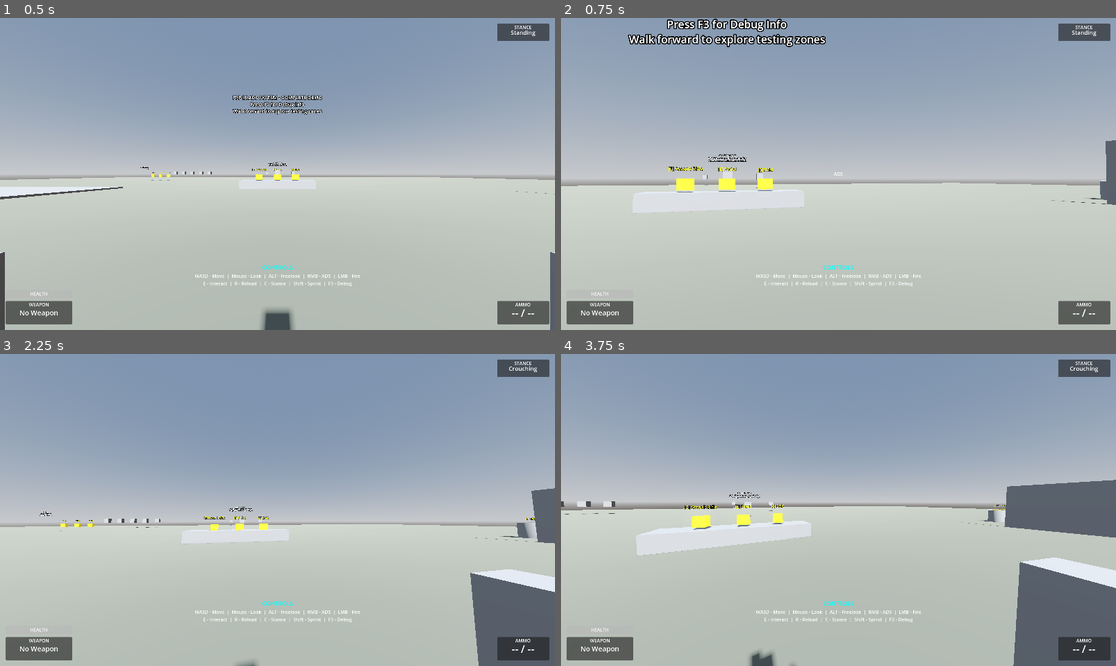
Above: before the commit, frames 1-4 (two rows, left to right).
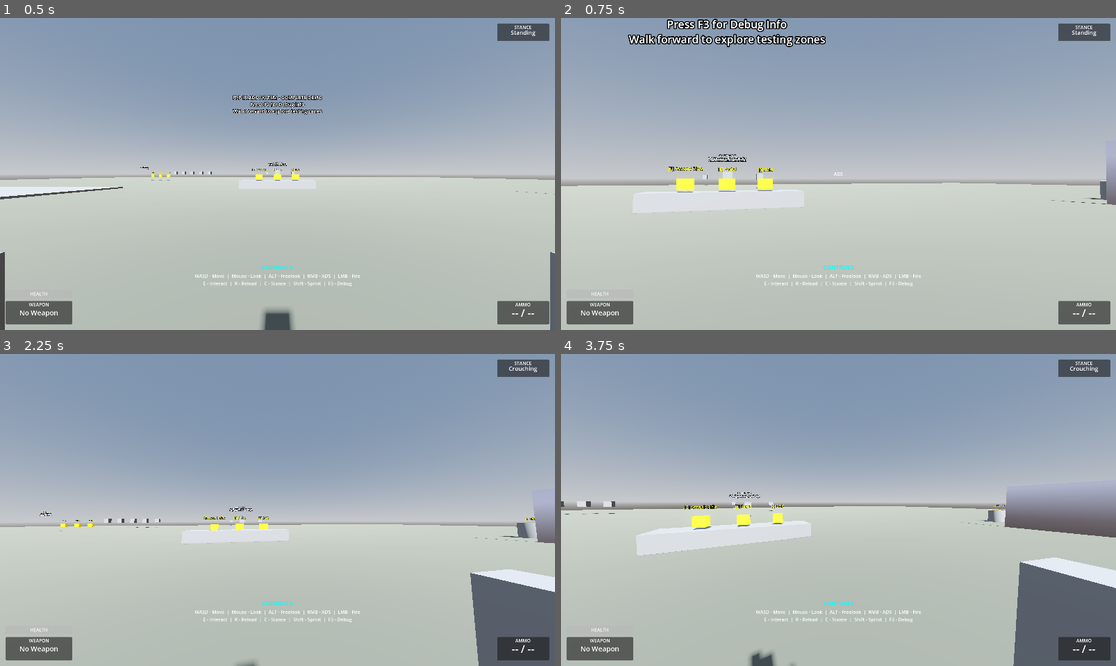
Above: after the commit, the same moments.

Repository: lmf-git/fpp-ik-ads
Game: Godot game, scene res://scenes/enhanced_demo.tscn
The game is run twice, just before and just after one commit, with the same random seed, the same clock (stepped at 60 frames per second) and the same inputs.
Inputs (mouse positions are in pixels of both pictures, inside the frame that each line leads up to):
- Up to frame 1 (0.5 s): no input
- Up to frame 2 (0.75 s): tap Enter (ui_accept) at 0.5 s; move the mouse to (866, 174) at 0.52 s; hold W (move_forward) from 0.53 s (still down); hold Right mouse button (aim_down_sights) from 0.53 s (still down)
- Up to frame 3 (2.25 s): keep holding W (move_forward); tap Space (jump) at 0.77, 1.52 s; move the mouse to (249, 510) at 1.27 s; release Right mouse button (aim_down_sights) at 1.28 s; tap C (crouch) at 1.35 s; move the mouse to (288, 503) at 2.02 s; press the mouse at (288, 503) at 2.03 s
- Up to frame 4 (3.75 s): keep holding W (move_forward); move the mouse to (832, 516) at 2.77 s; release the mouse at (832, 516) at 2.78 s; tap Alt (freelook) at 2.85 s; tap Space (jump) at 3.02 s; move the mouse to (877, 513) at 3.52 s; tap E (interact) at 3.6 s

Frame 1 is identical in both runs. In frame 2, 0.3% of the frame differs, in the area x 98-100%, y 39-59%; in frame 3, 0.6%; in frame 4, 2.1%, in the area x 80-100%, y 40-53%.

Commit message:
Add reflective mirrors, improve pistol blockout, and create controls documentation
Features:
- Added proper reflective mirror material (metallic=1.0, roughness=0.05) to Mirror1 and Mirror2
- Enhanced pistol blockout model with 3 distinct parts (body, barrel, slide)
- Added dark metallic material to pistol for better visibility
- Created comprehensive CONTROLS.md with all keybindings and system explanations

Mirror improvements:
- Mirrors now use StandardMaterial3D with high metallic value
- Updated mirror labels to reflect new reflective surface
- Works with existing Forward+ renderer

Pistol improvements:
- Larger, more visible blockout geometry
- 3 separate meshes: body (0.05x0.15x0.25), barrel (0.03x0.03x0.15), slide (0.05x0.08x0.2)
- Dark metallic material (metallic=0.8, roughness=0.3)
- Much easier to see when equipped

Controls documentation:
- Complete reference for all input bindings
- Movement, camera, weapon, debug controls documented
- Explains ADS = Right Mouse Button
- Details on freelook, stance system, and IK
- Tips for testing the demo

Diff:
--- a/scenes/enhanced_demo.tscn
+++ b/scenes/enhanced_demo.tscn
@@ -24,6 +24,11 @@
 tonemap_mode = 2
 glow_enabled = true
 glow_intensity = 0.5
+
+[sub_resource type="StandardMaterial3D" id="StandardMaterial3D_mirror"]
+albedo_color = Color(0.8, 0.8, 0.9, 1)
+metallic = 1.0
+roughness = 0.05
 
 [sub_resource type="BoxMesh" id="BoxMesh_ground"]
 size = Vector3(150, 0.2, 150)
@@ -242,18 +247,20 @@
 transform = Transform3D(-4.37114e-08, 0, 1, 0, 1, 0, -1, 0, -4.37114e-08, -8, 2, 0)
 use_collision = true
 size = Vector3(12, 4, 0.2)
+material = SubResource("StandardMaterial3D_mirror")
 
 [node name="MirrorLabel" type="Label3D" parent="IKTestingZone/Mirror1"]
 transform = Transform3D(1, 0, 0, 0, 1, 0, 0, 0, 1, 0, 2.5, 0.2)
 billboard = 1
 text = "MIRROR
-(Reflections need ReflectionProbe)"
+Metallic reflective surface"
 font_size = 16
 
 [node name="Mirror2" type="CSGBox3D" parent="IKTestingZone"]
 transform = Transform3D(-4.37114e-08, 0, -1, 0, 1, 0, 1, 0, -4.37114e-08, 8, 2, 0)
 use_collision = true
 size = Vector3(12, 4, 0.2)
+material = SubResource("StandardMaterial3D_mirror")
 
 [node name="WeaponDisplay" type="Node3D" parent="IKTestingZone"]
 transform = Transform3D(1, 0, 0, 0, 1, 0, 0, 0, 1, 0, 0, -8)
--- a/scenes/weapons/pistol.tscn
+++ b/scenes/weapons/pistol.tscn
@@ -1,9 +1,20 @@
-[gd_scene load_steps=3 format=3 uid="uid://c8vxm2k5yx9nl"]
+[gd_scene load_steps=6 format=3 uid="uid://c8vxm2k5yx9nl"]
 
 [ext_resource type="Script" path="res://scripts/weapon.gd" id="1"]
 
-[sub_resource type="BoxMesh" id="BoxMesh_1"]
-size = Vector3(0.08, 0.1, 0.3)
+[sub_resource type="BoxMesh" id="BoxMesh_body"]
+size = Vector3(0.05, 0.15, 0.25)
+
+[sub_resource type="BoxMesh" id="BoxMesh_barrel"]
+size = Vector3(0.03, 0.03, 0.15)
+
+[sub_resource type="BoxMesh" id="BoxMesh_slide"]
+size = Vector3(0.05, 0.08, 0.2)
+
+[sub_resource type="StandardMaterial3D" id="StandardMaterial3D_pistol"]
+albedo_color = Color(0.2, 0.2, 0.2, 1)
+metallic = 0.8
+roughness = 0.3
 
 [node name="Pistol" type="Node3D" node_paths=PackedStringArray("grip_point", "support_point", "ads_target")]
 script = ExtResource("1")
@@ -18,8 +29,19 @@
 recoil_amount = Vector2(4, 1)
 
 [node name="WeaponBody" type="MeshInstance3D" parent="."]
-transform = Transform3D(1, 0, 0, 0, 1, 0, 0, 0, 1, 0, 0, -0.12)
-mesh = SubResource("BoxMesh_1")
+transform = Transform3D(1, 0, 0, 0, 1, 0, 0, 0, 1, 0, 0, -0.08)
+mesh = SubResource("BoxMesh_body")
+surface_material_override/0 = SubResource("StandardMaterial3D_pistol")
+
+[node name="Barrel" type="MeshInstance3D" parent="."]
+transform = Transform3D(1, 0, 0, 0, 1, 0, 0, 0, 1, 0, 0.035, -0.23)
+mesh = SubResource("BoxMesh_barrel")
+surface_material_override/0 = SubResource("StandardMaterial3D_pistol")
+
+[node name="Slide" type="MeshInstance3D" parent="."]
+transform = Transform3D(1, 0, 0, 0, 1, 0, 0, 0, 1, 0, 0.06, -0.1)
+mesh = SubResource("BoxMesh_slide")
+surface_material_override/0 = SubResource("StandardMaterial3D_pistol")
 
 [node name="GripPoint" type="Node3D" parent="."]
 transform = Transform3D(1, 0, 0, 0, 1, 0, 0, 0, 1, 0, -0.02, -0.08)
Not shown: 1 places in scenes/enhanced_demo.tscn that only renumber resources
Not shown, added: CONTROLS.md
